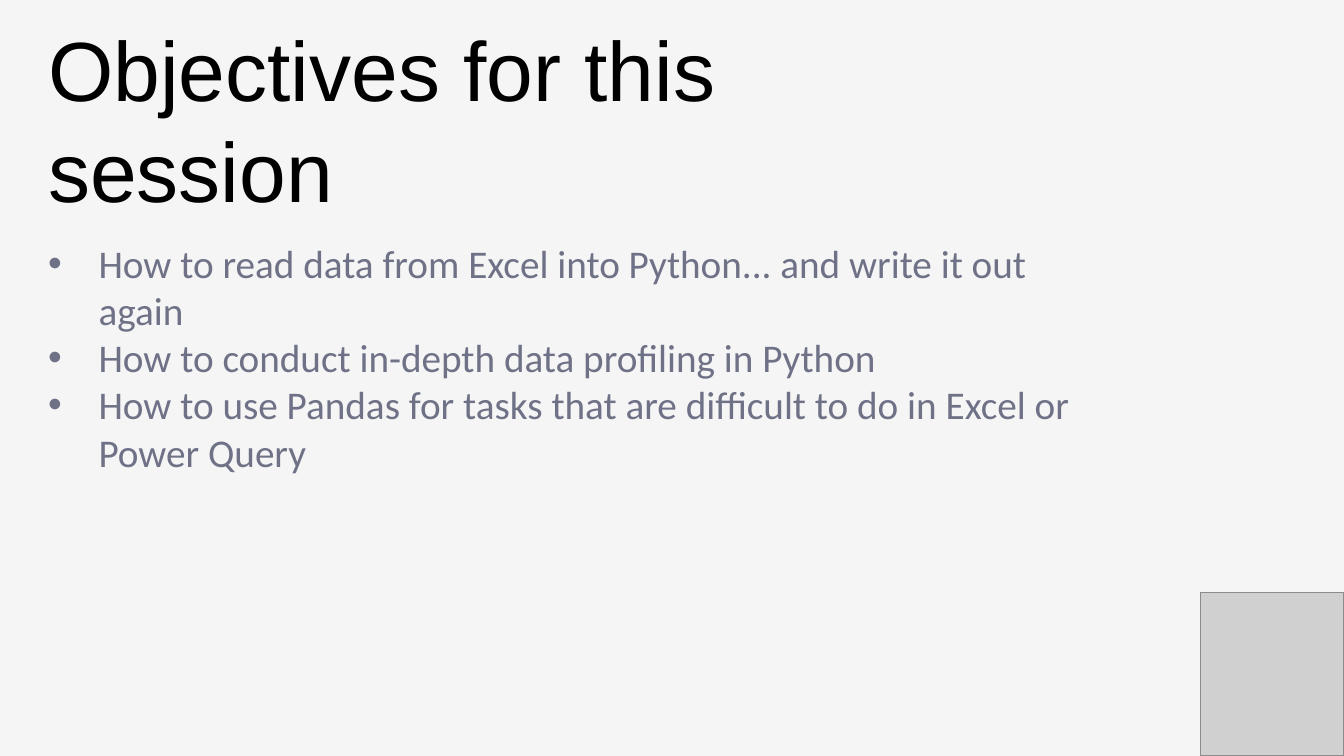
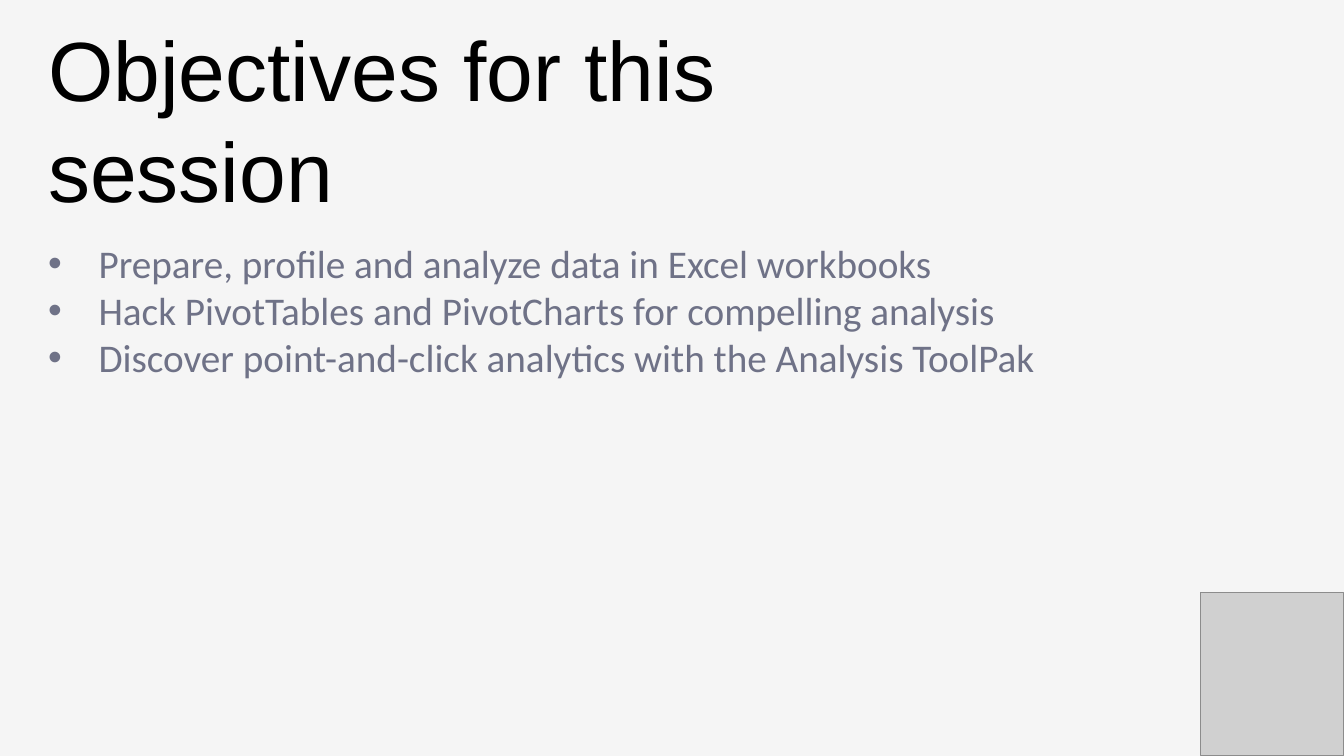
Before and after one commit to stringfestdata/eda-in-excel-webinar, a slide deck: slide 3 of eda-in-excel-slides.pptx. Drawn at 1344x756 pixels with LibreOffice and Linux fonts; fonts in the diff are those of the drawing; grey boxes stand for pictures. Boxes give left, top, right and bottom in pixels: in the first picture for what was removed or moved away, otherwise in the second. Text is boxed around its words. In the diff, an @@ line names an element or a change of style, - is before the commit and + after.

```diff
--- a/eda-in-excel-slides.pptx
+++ b/eda-in-excel-slides.pptx
@@ text at [99, 251, 1034, 379]: text changed @@
-• How to read data from Excel into Python... and write it out again
-• How to conduct in-depth data profiling in Python
-• How to use Pandas for tasks that are difficult to do in Excel or Power Query
+• Prepare, profile and analyze data in Excel workbooks
+• Hack PivotTables and PivotCharts for compelling analysis
+• Discover point-and-click analytics with the Analysis ToolPak
```
Also in this commit, not shown: 2 other slides changed.
